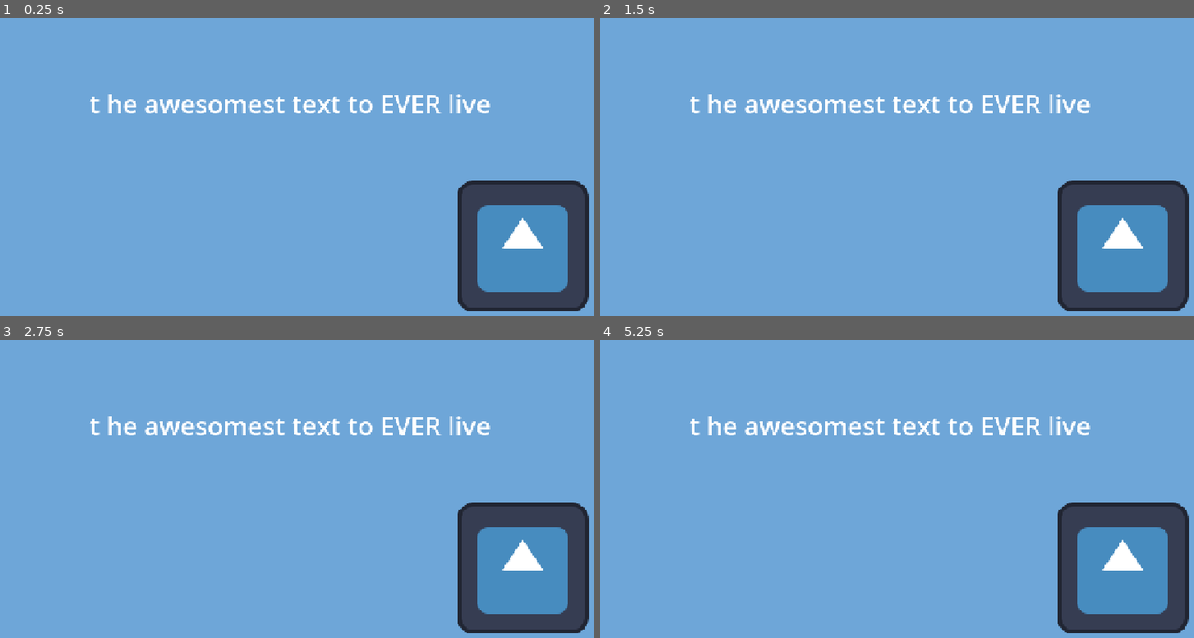
Above: before the commit, frames 1-4 (two rows, left to right).
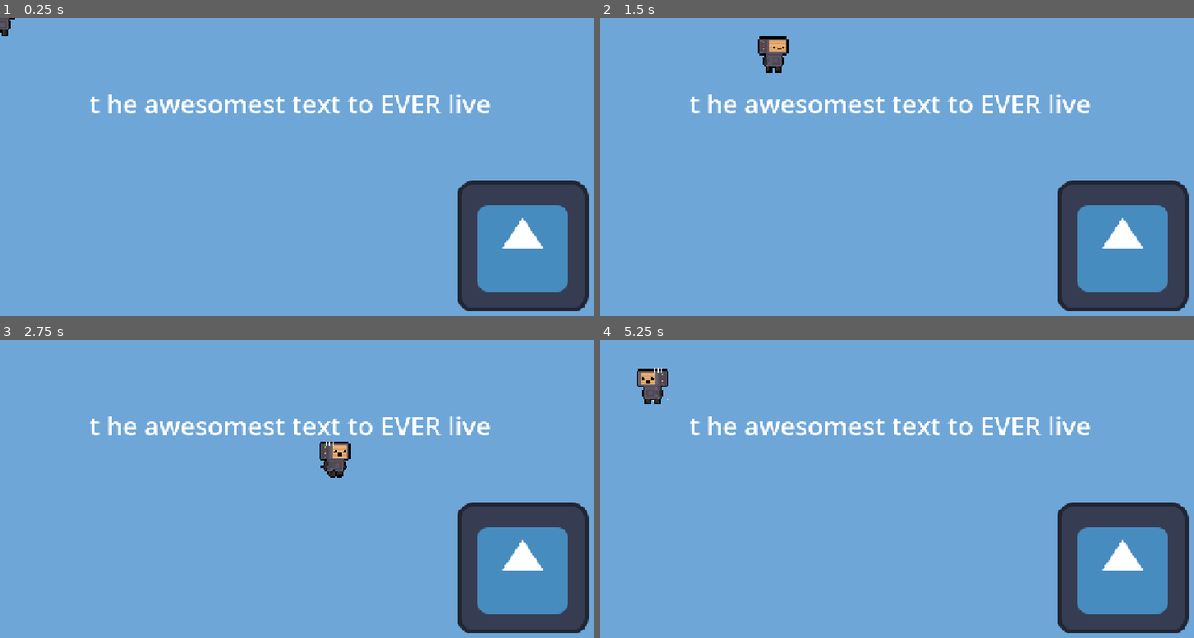
Above: after the commit, the same moments.

Repository: DuneRanger/MSI-GameJam
Game: Godot game, scene res://scenes/game/game.tscn
The game is run twice, just before and just after one commit, with the same random seed, the same clock (stepped at 60 frames per second) and the same inputs. The engine's default icon, where the game draws it, is replaced by a stand-in: a white triangle on a blue panel in a dark square.
Inputs:
- Up to frame 1 (0.25 s): no input
- Up to frame 2 (1.5 s): tap Enter at 0.5 s; hold D (move_right, bound only after the commit) 0.53-1.28 s; hold Shift (sprint, bound only after the commit) 0.53-1.28 s; hold S (move_down, bound only after the commit) from 1.28 s (still down); tap Shift (sprint, bound only after the commit) at 1.35 s
- Up to frame 3 (2.75 s): release S (move_down, bound only after the commit) at 2.03 s; hold D (move_right, bound only after the commit) from 2.03 s (still down); hold Shift (sprint, bound only after the commit) from 2.03 s (still down)
- Up to frame 4 (5.25 s): release D (move_right, bound only after the commit) at 2.78 s; release Shift (sprint, bound only after the commit) at 2.78 s; hold W (move_up, bound only after the commit) 2.78-3.53 s; tap Shift (sprint, bound only after the commit) at 2.85, 4.35 s; hold Shift (sprint, bound only after the commit) 3.53-4.28 s; hold A (move_left, bound only after the commit) 3.53-5.03 s; hold S (move_down, bound only after the commit) from 5.03 s (still down); hold Shift (sprint, bound only after the commit) from 5.03 s (still down)

The runs differ from the first frame. In frame 1, 0.1% of the frame differs, in the area x 0-3%, y 0-7%; in frame 2, 0.5%; in frame 3, 0.5%, in the area x 53-60%, y 34-47%; in frame 4, 0.5%.

Commit message:
Added player with movement

Diff:
--- a/project.godot
+++ b/project.godot
@@ -22,6 +22,34 @@
 window/stretch/mode="canvas_items"
 window/stretch/aspect="expand"
 
+[input]
+
+move_up={
+"deadzone": 0.2,
+"events": [Object(InputEventKey,"resource_local_to_scene":false,"resource_name":"","device":-1,"window_id":0,"alt_pressed":false,"shift_pressed":false,"ctrl_pressed":false,"meta_pressed":false,"pressed":false,"keycode":0,"physical_keycode":87,"key_label":0,"unicode":119,"location":0,"echo":false,"script":null)
+]
+}
+move_down={
+"deadzone": 0.2,
+"events": [Object(InputEventKey,"resource_local_to_scene":false,"resource_name":"","device":-1,"window_id":0,"alt_pressed":false,"shift_pressed":false,"ctrl_pressed":false,"meta_pressed":false,"pressed":false,"keycode":0,"physical_keycode":83,"key_label":0,"unicode":115,"location":0,"echo":false,"script":null)
+]
+}
+move_left={
+"deadzone": 0.2,
+"events": [Object(InputEventKey,"resource_local_to_scene":false,"resource_name":"","device":-1,"window_id":0,"alt_pressed":false,"shift_pressed":false,"ctrl_pressed":false,"meta_pressed":false,"pressed":false,"keycode":0,"physical_keycode":65,"key_label":0,"unicode":97,"location":0,"echo":false,"script":null)
+]
+}
+move_right={
+"deadzone": 0.2,
+"events": [Object(InputEventKey,"resource_local_to_scene":false,"resource_name":"","device":-1,"window_id":0,"alt_pressed":false,"shift_pressed":false,"ctrl_pressed":false,"meta_pressed":false,"pressed":false,"keycode":0,"physical_keycode":68,"key_label":0,"unicode":100,"location":0,"echo":false,"script":null)
+]
+}
+sprint={
+"deadzone": 0.2,
+"events": [Object(InputEventKey,"resource_local_to_scene":false,"resource_name":"","device":-1,"window_id":0,"alt_pressed":false,"shift_pressed":false,"ctrl_pressed":false,"meta_pressed":false,"pressed":false,"keycode":0,"physical_keycode":4194325,"key_label":0,"unicode":0,"location":0,"echo":false,"script":null)
+]
+}
+
 [physics]
 
 3d/physics_engine="Jolt Physics"
--- a/scenes/game/player/player.tscn
+++ b/scenes/game/player/player.tscn
@@ -1,6 +1,111 @@
 [gd_scene format=3 uid="uid://43qca7aj17a6"]
 
 [ext_resource type="Script" uid="uid://dfkgp13nkw7d8" path="res://scripts/game/player/player.gd" id="1_4m2od"]
+[ext_resource type="Texture2D" uid="uid://jytasmud42ug" path="res://assets/game/player/player.png" id="2_t5cse"]
+[ext_resource type="Texture2D" uid="uid://dht3x1we320j7" path="res://assets/game/player/player_run.png" id="3_bkoau"]
+
+[sub_resource type="AtlasTexture" id="AtlasTexture_gmc11"]
+atlas = ExtResource("2_t5cse")
+region = Rect2(0, 0, 24, 24)
+
+[sub_resource type="AtlasTexture" id="AtlasTexture_bkoau"]
+atlas = ExtResource("2_t5cse")
+region = Rect2(0, 0, 24, 24)
+
+[sub_resource type="AtlasTexture" id="AtlasTexture_abehh"]
+atlas = ExtResource("2_t5cse")
+region = Rect2(24, 0, 24, 24)
+
+[sub_resource type="AtlasTexture" id="AtlasTexture_prej5"]
+atlas = ExtResource("2_t5cse")
+region = Rect2(48, 0, 24, 24)
+
+[sub_resource type="AtlasTexture" id="AtlasTexture_dqfck"]
+atlas = ExtResource("2_t5cse")
+region = Rect2(72, 0, 24, 24)
+
+[sub_resource type="AtlasTexture" id="AtlasTexture_gdbv0"]
+atlas = ExtResource("3_bkoau")
+region = Rect2(0, 0, 24, 24)
+
+[sub_resource type="AtlasTexture" id="AtlasTexture_6bxg8"]
+atlas = ExtResource("3_bkoau")
+region = Rect2(24, 0, 24, 24)
+
+[sub_resource type="AtlasTexture" id="AtlasTexture_ywish"]
+atlas = ExtResource("3_bkoau")
+region = Rect2(48, 0, 24, 24)
+
+[sub_resource type="AtlasTexture" id="AtlasTexture_bcwky"]
+atlas = ExtResource("3_bkoau")
+region = Rect2(72, 0, 24, 24)
+
+[sub_resource type="SpriteFrames" id="SpriteFrames_37tqn"]
+animations = [{
+"frames": [{
+"duration": 1.0,
+"texture": SubResource("AtlasTexture_gmc11")
+}],
+"loop": 1,
+"name": &"idle",
+"speed": 5.0
+}, {
+"frames": [{
+"duration": 1.0,
+"texture": SubResource("AtlasTexture_bkoau")
+}, {
+"duration": 1.0,
+"texture": SubResource("AtlasTexture_abehh")
+}, {
+"duration": 1.0,
+"texture": SubResource("AtlasTexture_prej5")
+}, {
+"duration": 1.0,
+"texture": SubResource("AtlasTexture_dqfck")
+}],
+"loop": 1,
+"name": &"move",
+"speed": 6.0
+}, {
+"frames": [{
+"duration": 1.0,
+"texture": SubResource("AtlasTexture_gdbv0")
+}, {
+"duration": 1.0,
+"texture": SubResource("AtlasTexture_6bxg8")
+}, {
+"duration": 1.0,
+"texture": SubResource("AtlasTexture_ywish")
+}, {
+"duration": 1.0,
+"texture": SubResource("AtlasTexture_bcwky")
+}],
+"loop": 1,
+"name": &"run",
+"speed": 10.0
+}]
+
+[sub_resource type="RectangleShape2D" id="RectangleShape2D_w1hta"]
+size = Vector2(16, 10)
 
 [node name="Player" type="CharacterBody2D" unique_id=1893256284]
+scale = Vector2(3, 3)
 script = ExtResource("1_4m2od")
+
+[node name="PlayerSprite" type="AnimatedSprite2D" parent="." unique_id=769901604]
+sprite_frames = SubResource("SpriteFrames_37tqn")
+animation = &"idle"
+autoplay = "idle"
+
+[node name="CollisionShape" type="CollisionShape2D" parent="." unique_id=1157020505]
+position = Vector2(0, 5)
+shape = SubResource("RectangleShape2D_w1hta")
+
+[node name="OverclockTimer" type="Timer" parent="." unique_id=626857163]
+wait_time = 3.0
+
+[node name="RechargeTimer" type="Timer" parent="." unique_id=687818981]
+wait_time = 5.0
+
+[connection signal="timeout" from="OverclockTimer" to="." method="_on_overclock_timer_timeout"]
+[connection signal="timeout" from="RechargeTimer" to="." method="_on_recharge_timer_timeout"]
--- a/scripts/game/player/player.gd
+++ b/scripts/game/player/player.gd
@@ -1 +1,59 @@
 extends CharacterBody2D
+
+
+@export var movement_speed_default = 300
+@export var movement_speed_sprint = 450
+@export var movement_speed_exhausted = 100
+var movement_speed = movement_speed_default
+var character_direction : Vector2
+var animation_name = "move"
+var overclocked = false
+var overclock_timer_started = false
+
+func _physics_process(delta: float) -> void:
+	character_direction.x = Input.get_axis("move_left", "move_right")
+	character_direction.y = Input.get_axis("move_up", "move_down")
+
+	#horizontální flipování spritu
+	if character_direction.x > 0:
+		$PlayerSprite.flip_h = false
+	elif character_direction.x < 0:
+		$PlayerSprite.flip_h = true
+
+	#sprint handling
+	if Input.is_action_pressed("sprint"):
+		if overclocked == false:
+			animation_name = "run"
+			movement_speed = movement_speed_sprint
+			if overclock_timer_started == false:
+				overclock_timer_started = true
+				$OverclockTimer.start()
+	if Input.is_action_just_released("sprint"):
+		if overclocked == false:
+			animation_name = "move"
+			movement_speed = movement_speed_default
+			$OverclockTimer.stop()
+			overclock_timer_started = false
+
+	#nastavení animace a velocity
+	if character_direction:
+		velocity = character_direction * movement_speed
+		$PlayerSprite.animation = animation_name
+	else:
+		velocity = character_direction * movement_speed
+		$PlayerSprite.animation = "idle"
+
+	move_and_slide()
+
+func _on_overclock_timer_timeout() -> void:
+	overclocked = true
+	overclock_timer_started = false
+	animation_name = "move"
+	movement_speed = movement_speed_exhausted
+	$OverclockTimer.stop()
+	$RechargeTimer.start()
+
+func _on_recharge_timer_timeout() -> void:
+	overclocked = false
+	animation_name = "move"
+	movement_speed = movement_speed_default
Binary file added: assets/game/player/player.png
Not shown, added: assets/game/player/player.png.import
Binary file added: assets/game/player/player_run.png
Not shown, added: assets/game/player/player_run.png.import
